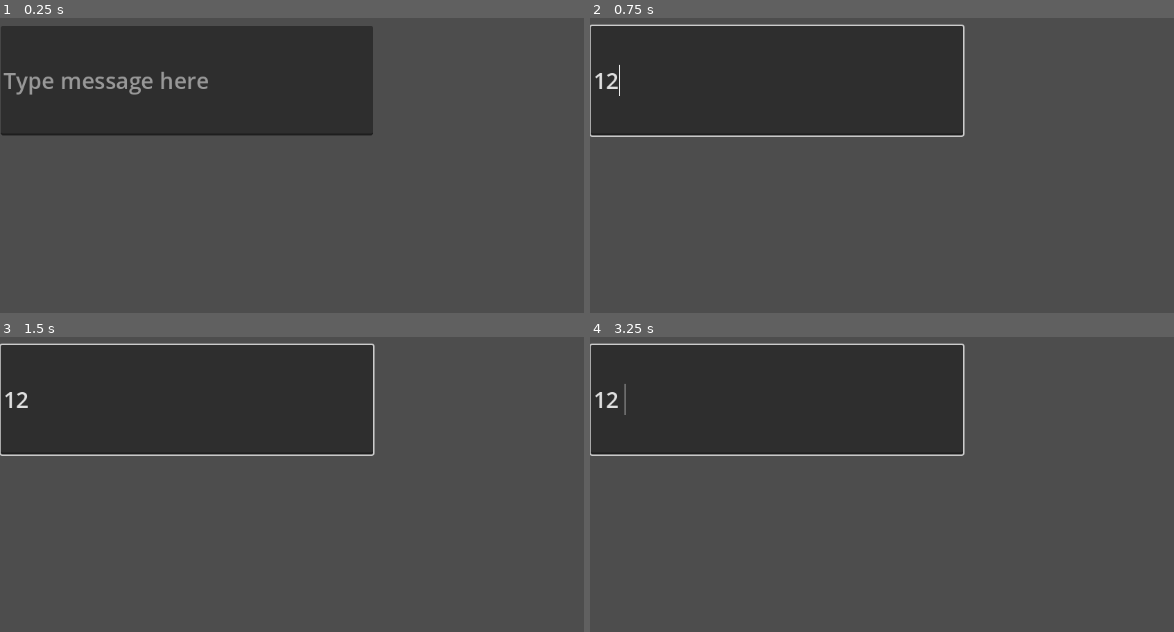
Above: before the commit, frames 1-4 (two rows, left to right).
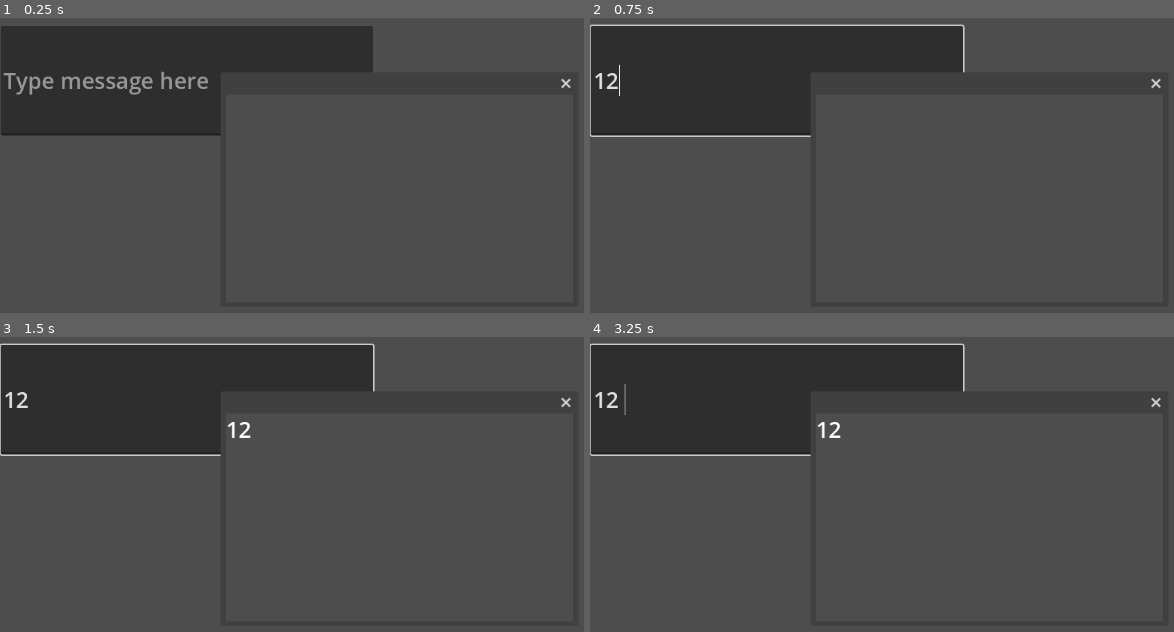
Above: after the commit, the same moments.

Repository: sinnom/stream-captions
Game: Godot game, scene res://main.tscn
Same seed, same stepped clock (60 frames per second), same inputs: the game is played once before the commit and once after it.
Inputs (mouse positions are in pixels of both pictures, inside the frame that each line leads up to):
- Up to frame 1 (0.25 s): no input
- Up to frame 2 (0.75 s): click (776, 79) at 0.52 s; type "12" at 0.6 s
- Up to frame 3 (1.5 s): tap Enter at 1.25 s
- Up to frame 4 (3.25 s): tap Space at 2 s; tap Enter at 2.75 s

The runs differ from the first frame. In frame 1, 3.5% of the frame differs, in the area x 37-98%, y 20-40%; in frame 2, 3.7%, in the area x 37-98%, y 18-41%; in frame 3, 3.7%; in frame 4, 3.7%.

Commit message:
Reorganized project structure Removed View scenes and instances for display and controls Move functionality from CaptionControls to SequentialText

Diff:
--- a/caption_controls.gd
+++ /dev/null
@@ -1,46 +0,0 @@
-extends Control
-
-@export var display_scene: PackedScene
-
-
-var controls
-var display
-var label: Label
-var text_timer: Timer
-
-var text_len: int
-var text: String
-
-# Called when the node enters the scene tree for the first time.
-func _ready():
-	controls = get_viewport()
-	controls.gui_embed_subwindows = false
-	display = display_scene.instantiate()
-	add_child(display)
-
-	controls.size = Vector2(500, 300)
-	display.size = Vector2(500, 300)
-	display.position = controls.position + Vector2i(0, 150)
-	controls.position -= Vector2i(0, 210)
-
-	label = display.get_node("SequentialText")
-
-
-
-func _on_line_edit_text_submitted(new_text: String):
-	text = new_text
-	text_len = 0
-
-	# setup timer
-	text_timer = Timer.new()
-	add_child(text_timer)
-	text_timer.timeout.connect(_on_Timer_timeout)
-	text_timer.set_wait_time(0.05)
-	text_timer.set_one_shot(false) # Make sure it loops
-	text_timer.start()
-
-func _on_Timer_timeout():
-	if text_len > text.length():
-		text_timer.queue_free()
-	label.text = text.substr(0, text_len)
-	text_len += 1
--- a/caption_controls.tscn
+++ /dev/null
@@ -1,20 +0,0 @@
-[gd_scene load_steps=2 format=3 uid="uid://ve0ur64tjg0c"]
-
-[ext_resource type="Theme" uid="uid://bfd08ebhxbffa" path="res://theme.tres" id="2_bffa5"]
-
-[node name="CaptionControls" type="Control"]
-layout_mode = 3
-anchors_preset = 0
-offset_right = 40.0
-offset_bottom = 40.0
-
-[node name="LineEdit" type="LineEdit" parent="."]
-layout_mode = 0
-offset_left = 1.0
-offset_top = 75.0
-offset_right = 538.0
-offset_bottom = 233.0
-theme = ExtResource("2_bffa5")
-placeholder_text = "Type message here"
-caret_blink = true
-caret_blink_interval = 0.5
--- a/display_window.tscn
+++ /dev/null
@@ -1,7 +0,0 @@
-[gd_scene load_steps=2 format=3 uid="uid://bn2y77t4oqeij"]
-
-[ext_resource type="PackedScene" uid="uid://ccy3v8017ajkh" path="res://sequential_text.tscn" id="1_2j7gx"]
-
-[node name="DisplayWindow" type="Window"]
-
-[node name="SequentialText" parent="." instance=ExtResource("1_2j7gx")]
--- a/main.tscn
+++ b/main.tscn
@@ -1,11 +1,36 @@
-[gd_scene load_steps=4 format=3 uid="uid://66mk6y0gwpe2"]
+[gd_scene load_steps=3 format=3 uid="uid://b51ctpneiy561"]
 
-[ext_resource type="Script" path="res://caption_controls.gd" id="1_aaqnn"]
-[ext_resource type="PackedScene" uid="uid://bn2y77t4oqeij" path="res://display_window.tscn" id="2_ucio4"]
-[ext_resource type="PackedScene" uid="uid://ve0ur64tjg0c" path="res://caption_controls.tscn" id="3_nm5fw"]
+[ext_resource type="Theme" uid="uid://bfd08ebhxbffa" path="res://theme.tres" id="2_u7ck4"]
+[ext_resource type="PackedScene" uid="uid://ccy3v8017ajkh" path="res://sequential_text.tscn" id="3_0fej8"]
 
 [node name="Main" type="Node"]
-script = ExtResource("1_aaqnn")
-display_scene = ExtResource("2_ucio4")
 
-[node name="CaptionControls" parent="." instance=ExtResource("3_nm5fw")]
+[node name="CaptionControls" type="Control" parent="."]
+layout_mode = 3
+anchors_preset = 0
+offset_right = 40.0
+offset_bottom = 40.0
+
+[node name="LineEdit" type="LineEdit" parent="CaptionControls"]
+layout_mode = 0
+offset_left = 1.0
+offset_top = 75.0
+offset_right = 538.0
+offset_bottom = 233.0
+theme = ExtResource("2_u7ck4")
+placeholder_text = "Type message here"
+caret_blink = true
+caret_blink_interval = 0.5
+
+[node name="Window" type="Window" parent="."]
+initial_position = 1
+size = Vector2i(500, 300)
+
+[node name="CaptionsDisplay" type="Control" parent="Window"]
+layout_mode = 3
+anchors_preset = 0
+
+[node name="SequentialText" parent="Window/CaptionsDisplay" instance=ExtResource("3_0fej8")]
+layout_mode = 0
+
+[connection signal="text_submitted" from="CaptionControls/LineEdit" to="Window/CaptionsDisplay/SequentialText" method="_on_line_edit_text_submitted"]
--- a/project.godot
+++ b/project.godot
@@ -15,6 +15,10 @@
 config/features=PackedStringArray("4.0", "GL Compatibility")
 config/icon="res://icon.svg"
 
+[display]
+
+window/subwindows/embed_subwindows=false
+
 [rendering]
 
 renderer/rendering_method="gl_compatibility"
--- /dev/null
+++ b/sequential_text.gd
@@ -0,0 +1,16 @@
+extends Label
+
+var target_text_len: int
+var target_text: String
+
+
+func _on_line_edit_text_submitted(new_text: String):
+	target_text = new_text
+	target_text_len = 0
+	$Timer.start()
+
+func _on_timer_timeout():
+	if target_text_len > target_text.length():
+		$Timer.stop()
+	text = target_text.substr(0, target_text_len)
+	target_text_len += 1
--- a/sequential_text.tscn
+++ b/sequential_text.tscn
@@ -1,8 +1,15 @@
-[gd_scene load_steps=2 format=3 uid="uid://ccy3v8017ajkh"]
+[gd_scene load_steps=3 format=3 uid="uid://ccy3v8017ajkh"]
 
 [ext_resource type="Theme" uid="uid://bfd08ebhxbffa" path="res://theme.tres" id="1_6s7i5"]
+[ext_resource type="Script" path="res://sequential_text.gd" id="2_gpcba"]
 
 [node name="SequentialText" type="Label"]
 offset_right = 40.0
 offset_bottom = 23.0
 theme = ExtResource("1_6s7i5")
+script = ExtResource("2_gpcba")
+
+[node name="Timer" type="Timer" parent="."]
+wait_time = 0.05
+
+[connection signal="timeout" from="Timer" to="." method="_on_timer_timeout"]
